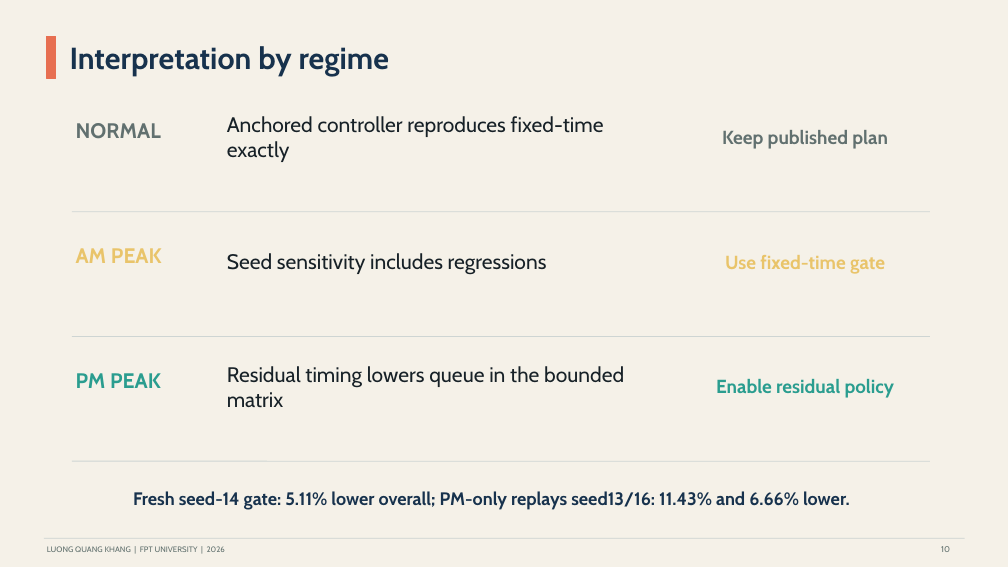
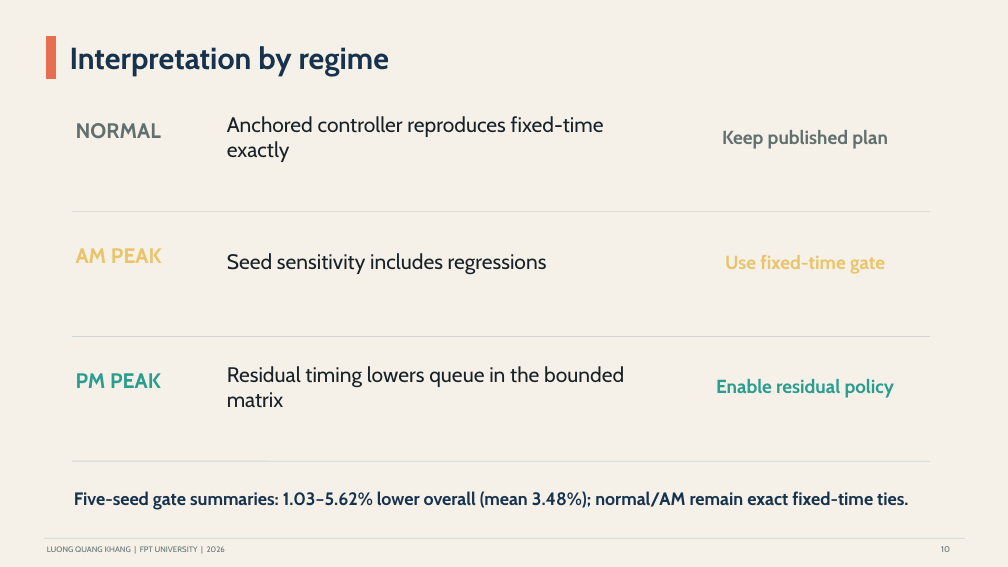
Before and after one commit to khanglqse/Thesis, a slide deck: slide 10 of presentation/thesis_defense_danang.pptx. Drawn at 1008x567 pixels with LibreOffice and Linux fonts; fonts in the diff are those of the drawing. Boxes give left, top, right and bottom in pixels: in the first picture for what was removed or moved away, otherwise in the second. Text is boxed around its words. In the diff, an @@ line names an element or a change of style, - is before the commit and + after.

Commit message:
Show five-seed gate result in defense deck

```diff
--- a/presentation/thesis_defense_danang.pptx
+++ b/presentation/thesis_defense_danang.pptx
@@ text at [74, 491, 908, 510]: text changed; size 17.2 to 17.1 pt @@
-Fresh seed-14 gate: 5.11% lower overall; PM-only replays seed13/16: 11.43% and 6.66% lower.
+Five-seed gate summaries: 1.03–5.62% lower overall (mean 3.48%); normal/AM remain exact fixed-time ties.
```
Also in this commit, not shown: 1 other file.
